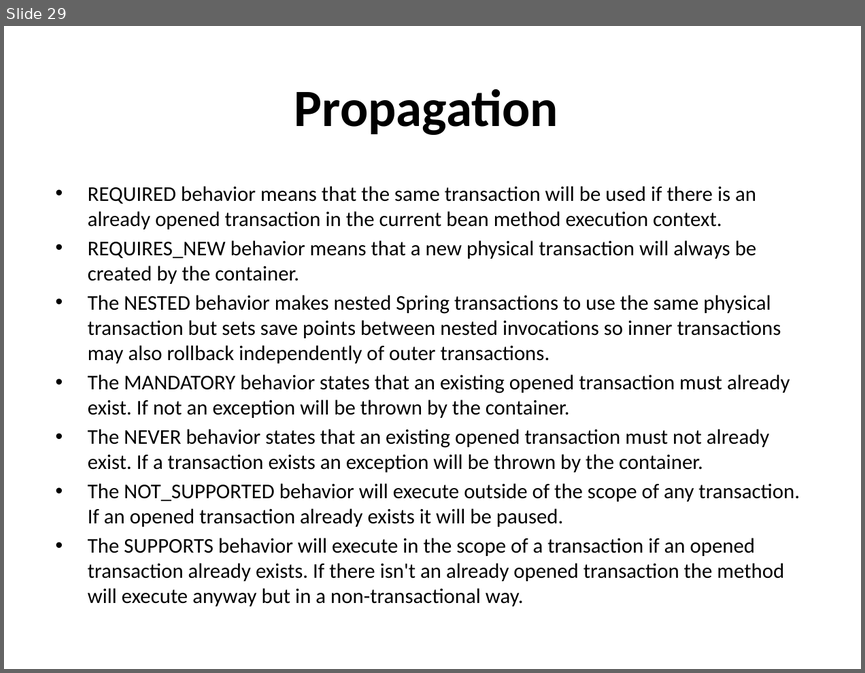
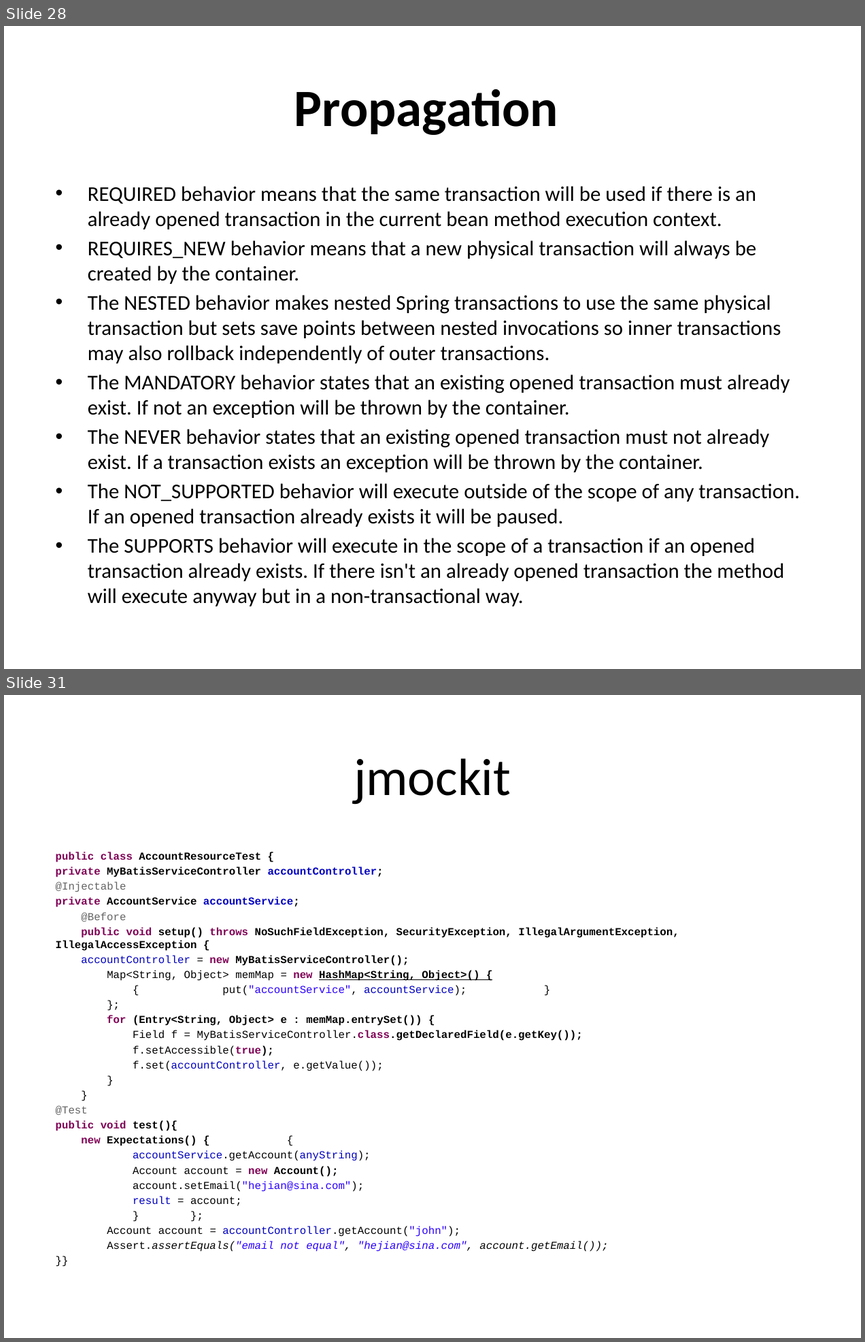
Before and after one commit to hejian1639/SpringMVC, a slide deck: Introduction.pptx. Shown one above the other, each under a label of ours: slide 29 before the commit, slides 28 and 31 after it; the slides between them are not shown. The pictures are 865x673 and 865x1342 pixels, drawn with LibreOffice and Linux fonts; fonts in the diff are those of the drawing. Boxes give left, top, right and bottom in pixels: in the first picture for what was removed or moved away, otherwise in the second. Text is boxed around its words. In the diff, an @@ line names an element or a change of style, - is before the commit and + after.

```diff
--- a/Introduction.pptx
+++ b/Introduction.pptx
@@ slide 31 added at <box>4,695,861,1338</box>, background #FFFFFF @@
@@ title added at <box>354,758,511,804</box>, 44 pt, text #000000 @@
+jmockit
@@ text added at <box>56,851,679,1251</box>, 9 pt, text #000000 @@
+public class AccountResourceTest {
+private MyBatisServiceController accountController;
+@Injectable
+private AccountService accountService;
+@Before
+public void setup() throws NoSuchFieldException, SecurityException, IllegalArgumentException, IllegalAccessException {
+accountController = new MyBatisServiceController();
+Map<String, Object> memMap = new HashMap<String, Object>() {
+{ put("accountService", accountService); }
+};
+for (Entry<String, Object> e : memMap.entrySet()) {
+Field f = MyBatisServiceController.class.getDeclaredField(e.getKey());
+f.setAccessible(true);
+f.set(accountController, e.getValue());
+}
+}
+@Test
+public void test(){
+new Expectations() { {
+accountService.getAccount(anyString);
+Account account = new Account();
+account.setEmail("hejian@sina.com");
+result = account;
+} };
+Account account = accountController.getAccount("john");
+Assert.assertEquals("email not equal", "hejian@sina.com", account.getEmail());
+}}
@@ what was slide 29 is now slide 28 @@
```
Also in this commit, not shown: 18 other slides added, 6 slides removed, 1 other file.
